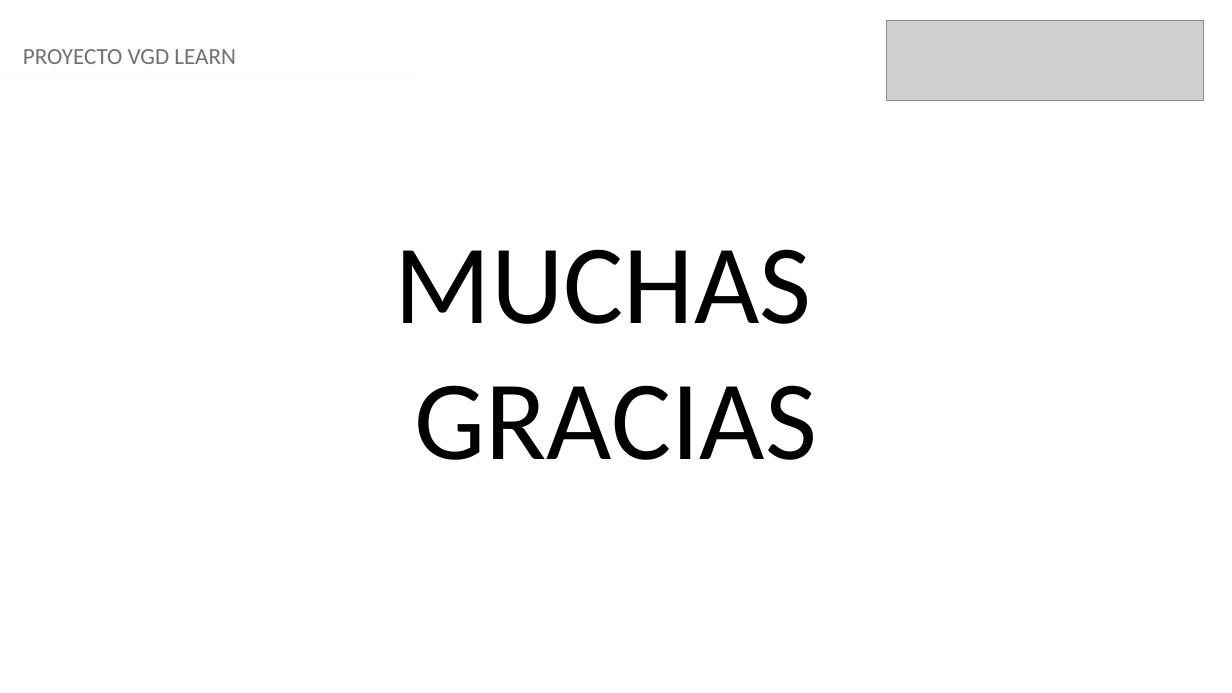
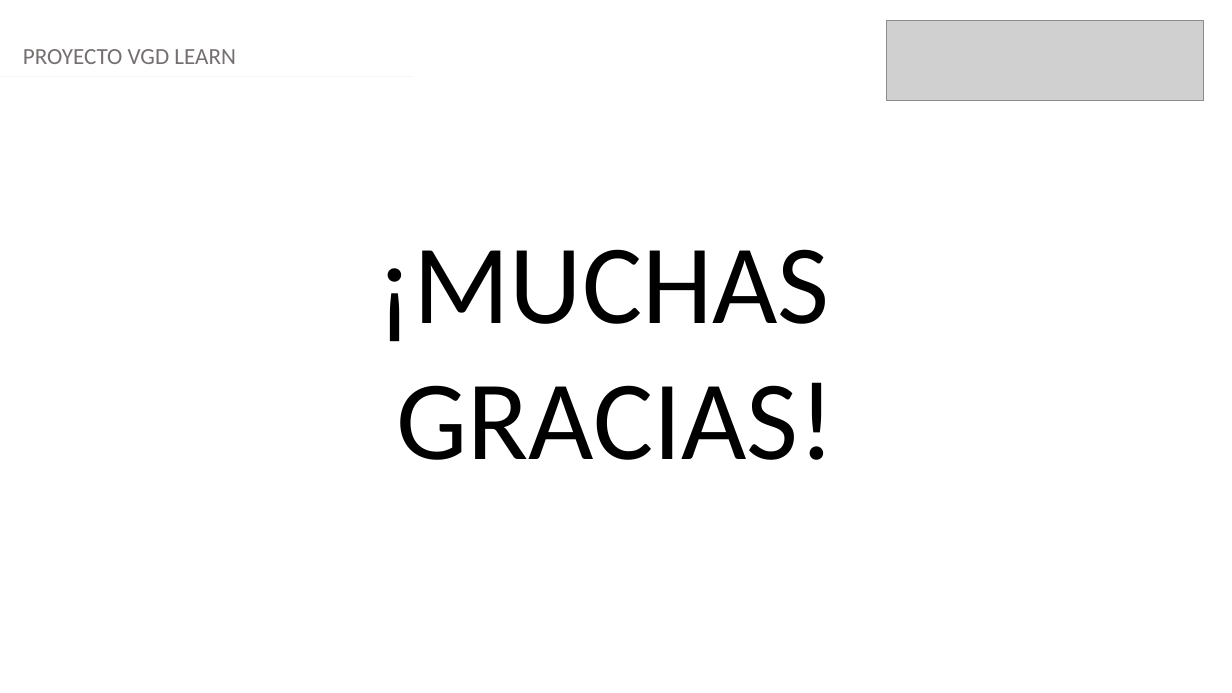
Before and after one commit to Viktorr2416/Proyecto-APT, a slide deck: slide 13 of Fase 2/Evidencias_Proyecto/Presentación proyecto.pptx (slide 16 before the commit). Drawn at 1232x693 pixels with LibreOffice and Linux fonts; fonts in the diff are those of the drawing; grey boxes stand for pictures. Boxes give left, top, right and bottom in pixels: in the first picture for what was removed or moved away, otherwise in the second. Text is boxed around its words. In the diff, an @@ line names an element or a change of style, - is before the commit and + after.

```diff
--- a/Fase 2/Evidencias_Proyecto/Presentación proyecto.pptx
+++ b/Fase 2/Evidencias_Proyecto/Presentación proyecto.pptx
@@ text at (377, 249, 835, 460): text changed @@
-MUCHAS
-GRACIAS
+¡MUCHAS
+GRACIAS!
```
Also in this commit, not shown: 9 other slides changed, 1 slide added, 4 slides removed.
